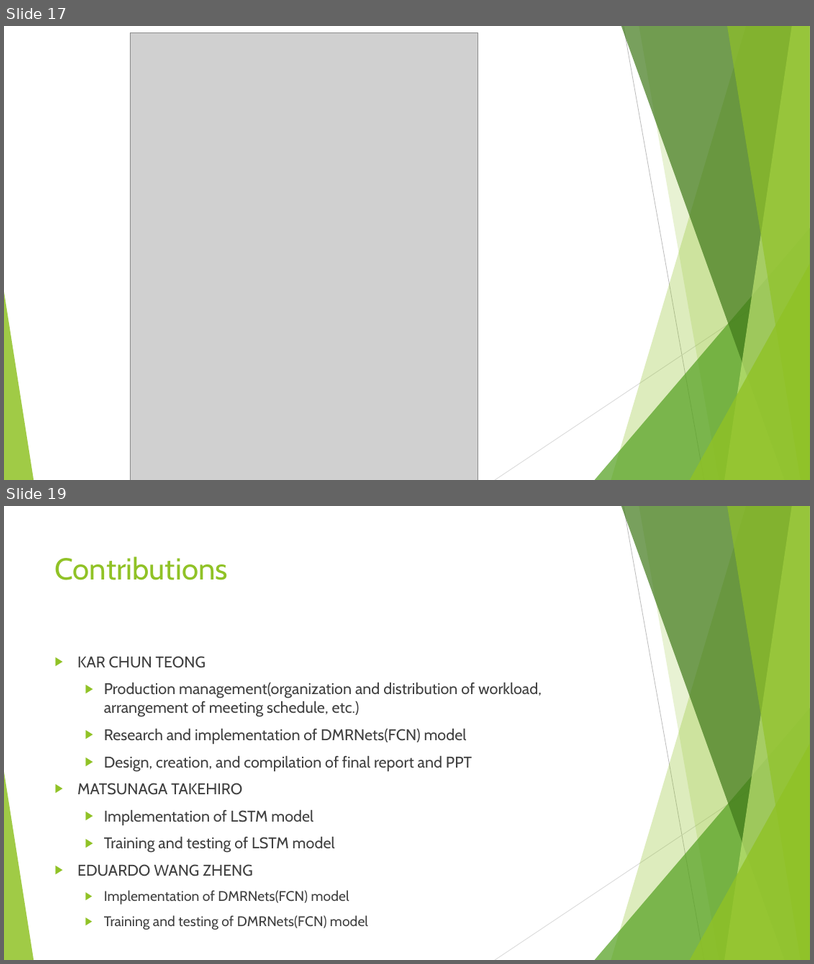
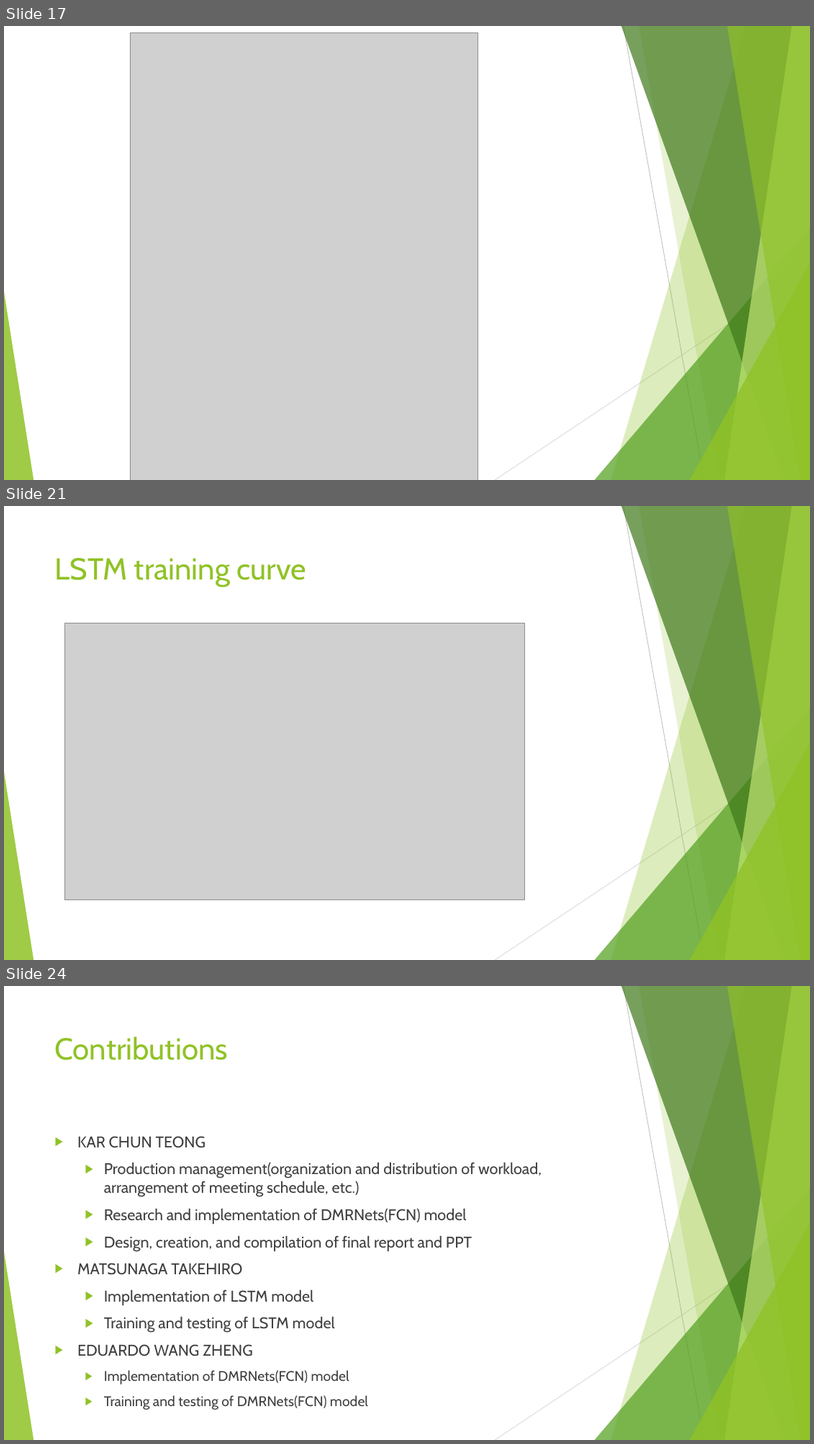
Before and after one commit to VongolaTeong/Multi-label-Classification-on-YouTube-8M, a slide deck: 518030990014.pptx. Shown one above the other, each under a label of ours: slides 17 and 19 before the commit, slides 17, 21 and 24 after it; the slides between them are not shown. The pictures are 814x964 and 814x1444 pixels, drawn with LibreOffice and Linux fonts; fonts in the diff are those of the drawing; grey boxes stand for pictures. Boxes give left, top, right and bottom in pixels: in the first picture for what was removed or moved away, otherwise in the second. Text is boxed around its words. In the diff, an @@ line names an element or a change of style, - is before the commit and + after.

```diff
--- a/518030990014.pptx
+++ b/518030990014.pptx
@@ slide 21 added at (x1=4, y1=506, x2=810, y2=960), background #FFFFFF; not listed: 10 template elements that a slide beside it also shows @@
@@ title added at (x1=55, y1=558, x2=306, y2=587), 36 pt, text #90C226 @@
+LSTM training curve
@@ picture added at (x1=65, y1=623, x2=525, y2=899) @@
@@ what was slide 19 is now slide 24 @@
```
Also in this commit, not shown: 4 slides changed, 5 other slides added, 5 other files.
